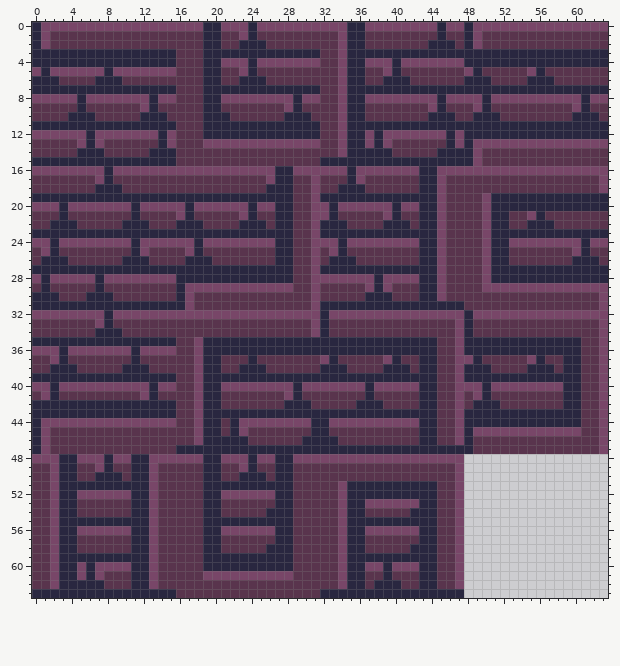
Two states of a pixel-art sprite, data/images/tilesheet_1.png. The picture above is the old version.
The file is 64x64 pixels.
The result:
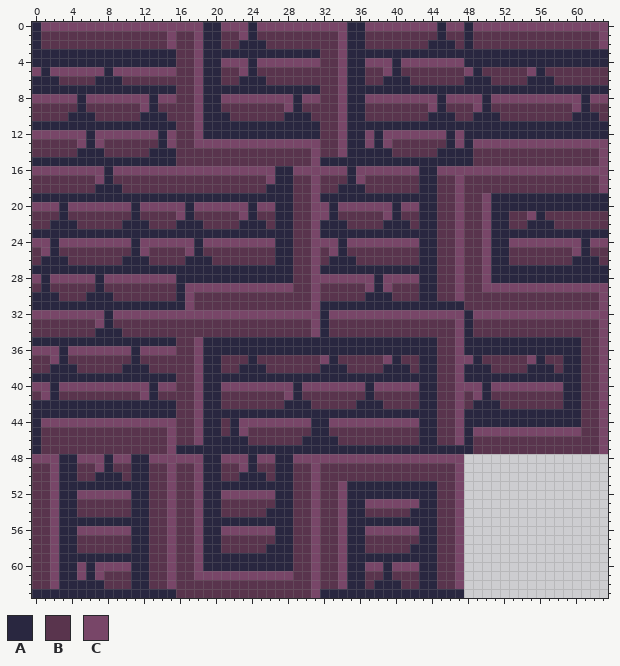
Palette (. is transparent): A #292740  B #59344d  C #784668
Change:
y 1..2: x 1 C -> B; x 15 B -> C; x 18 B -> C; x 49 C -> B; x 63 B -> C
y 3..13: x 18 B -> C
y 14..15: x 31 B -> C; x 49 C -> B; x 63 B -> C
y 17..30: x 45 C -> B; x 47 B -> C
y 45..47: x 1 C -> B; x 15 B -> C
y 49..61: x 13 C -> B; x 15 B -> C; x 18 B -> C; x 31 B -> C
y 62: x 13 C -> B; x 15 B -> C; x 31 B -> C
y 63: x 31 B -> C
